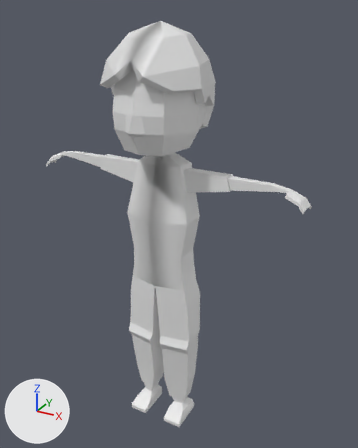
The FBX model Assets/Models/Characters/Supervisor.fbx as it was, and as the next commit left it.
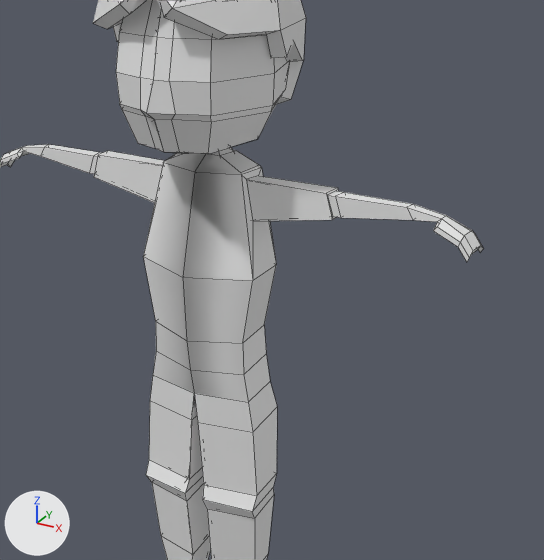
There are two pictures of each version: one whole from a 50 mm lens placed at (4.93, -8.11, 9.11), pointed at (0.23, 0.42, 4.84), one close up on the part from 14% to 96% of the width and 16% to 84% of the height. The axes (+X, +Y, +Z) are drawn at lower left. The lights are the same throughout. The close-ups show mesh edges as thin lines. Materials are left out; every surface is plain grey. Vertices at the same position are counted once.

Objects in the first close-up: 'Cuerpo', 'Pelo', 'Ropa'.
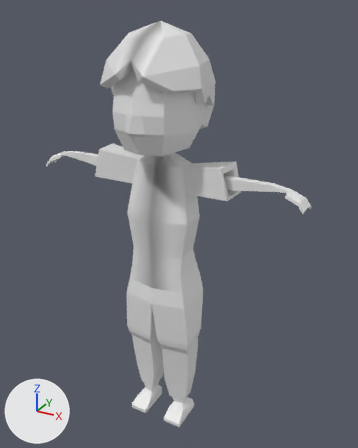
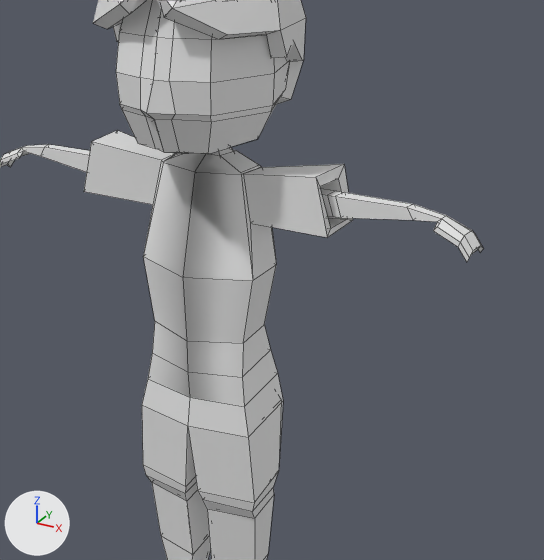
What the commit changed:
me_sphere_005 is used by ob_ropa; location (0.0, 0.0, -4.65).
Verts and faces of me_sphere_005; kept vertices keep their numbers, new ones are numbered from 205.
Before the commit, vertices of me_sphere_005: 4 (-0.55, 0.29, 10.82), 5 (-0.51, 0.08, 10.84), 6 (-0.64, 0.32, 10.39), 7 (-0.62, 0.03, 10.39) at pixel (155, 203), 42 (-1.46, 0.31, 10.82) at pixel (107, 150).
Before the commit, vertices of me_sphere_005: 43 (-1.43, 0.08, 10.83) at pixel (97, 155), 44 (-1.53, 0.31, 10.55), 45 (-1.51, 0.08, 10.55) at pixel (93, 177), 86 (-1.46, 0.28, 10.8), 87 (-1.43, 0.11, 10.8).
Before the commit, vertices of me_sphere_005: 88 (-1.52, 0.29, 10.58), 89 (-1.5, 0.11, 10.58), 99 (0.55, 0.29, 10.82) at pixel (258, 175), 100 (0.51, 0.08, 10.84) at pixel (246, 179), 103 (0.64, 0.32, 10.39).
Before the commit, vertices of me_sphere_005: 104 (0.62, 0.03, 10.39) at pixel (252, 221), 145 (1.46, 0.31, 10.82) at pixel (337, 187), 146 (1.43, 0.08, 10.83) at pixel (326, 193), 147 (1.53, 0.31, 10.55), 148 (1.51, 0.08, 10.55) at pixel (332, 219).
Before the commit, vertices of me_sphere_005: 201 (1.46, 0.28, 10.8) at pixel (336, 190), 202 (1.43, 0.11, 10.8) at pixel (327, 195), 203 (1.52, 0.29, 10.58), 204 (1.5, 0.11, 10.58) at pixel (332, 216).
me_sphere_005 had 205 vertices, 219 faces and spanned x -1.53..1.53, y -0.42..0.71, z 5.18..11.04.
me_sphere_005 now has 204 vertices, 219 faces and spans x -1.58..1.58, y -0.42..0.82, z 5.18..11.04.
Part 1, on me_sphere_005:
Vertex 4 moves to (-0.55, 0.37, 10.9), pixel (175, 153).
Vertex 99 moves to (0.55, 0.37, 10.9), pixel (261, 167).
Vertex 5 moves to (-0.51, 0.02, 10.91), pixel (161, 160).
Vertex 100 moves to (0.51, 0.02, 10.91), pixel (243, 173).
Vertex 6 moves to (-0.64, 0.4, 10.39).
Vertex 103 moves to (0.64, 0.4, 10.39).
Vertex 7 moves to (-0.62, -0.03, 10.39), pixel (152, 204).
Vertex 104 moves to (0.62, -0.03, 10.39), pixel (250, 223).
Vertex 42 moves to (-1.45, 0.5, 11.03), pixel (117, 130).
Vertex 43 moves to (-1.39, -0.08, 11.03), pixel (91, 141).
Vertex 44 moves to (-1.58, 0.5, 10.43).
Vertex 45 moves to (-1.54, -0.09, 10.42), pixel (83, 191).
Vertex 86 moves to (-1.44, 0.36, 10.9).
Vertex 87 moves to (-1.38, 0.03, 10.9).
Vertex 88 moves to (-1.56, 0.37, 10.48).
Vertex 89 moves to (-1.52, 0.02, 10.48).
Vertex 145 moves to (1.45, 0.5, 11.03), pixel (344, 164).
Vertex 146 moves to (1.39, -0.08, 11.03), pixel (315, 177).
Vertex 147 moves to (1.58, 0.5, 10.43), pixel (352, 220).
Vertex 148 moves to (1.54, -0.09, 10.42), pixel (327, 237).
Vertex 201 moves to (1.44, 0.36, 10.9), pixel (338, 178).
Vertex 202 moves to (1.38, 0.03, 10.9), pixel (319, 186).
Vertex 203 moves to (1.56, 0.37, 10.48), pixel (347, 219).
Vertex 204 moves to (1.52, 0.02, 10.48), pixel (330, 228).
Part 2, on me_sphere_005:
3 vertices are removed from x -0.04..0.04, y -0.23, z 7.85..8.23.
11 faces are deleted.
4 vertices in x -0.72..0.72, y 0.52..0.66, z 7.85..7.86 move by (0.0, 0.16, 0.0).
4 vertices in x -0.77..0.77, y 0.42..0.56, z 6.96 move by (0.0, 0.06, 0.0).
4 vertices in x -0.63..0.63, y -0.3..-0.09, z 8.24..8.58 move by (0.0, -0.06, 0.0).
3 vertices in x -0.6..0.6, y 0.45..0.63, z 8.59 move by (0.0, 0.11, 0.0).
3 vertices in x -0.66..0.66, y 0.43..0.6, z 8.24 move by (0.0, 0.21, 0.0).
31 vertices move from x -0.78..0.78, y -0.23..0.63, z 6.97..8.99 to x -0.8..0.8, y -0.34..0.8, z 6.94..8.99.
2 vertices are added at (0.0, -0.33, 8.23), (0.0, -0.39, 7.88).
11 new faces join them.

Changed parts and their boxes [x1, y1, x2, y2] in the close-ups (544 x 560 px; the box of a moved part takes in the faces that stretch with it):
'Ropa', reshaped: before [94, 149, 338, 560]; after [84, 130, 353, 560]
part 1 of me_sphere_005, moved or reshaped: before [94, 151, 338, 280]; after [84, 130, 353, 280]
part 2 of me_sphere_005, moved or reshaped: before [143, 257, 277, 512]; after [142, 257, 283, 512]
